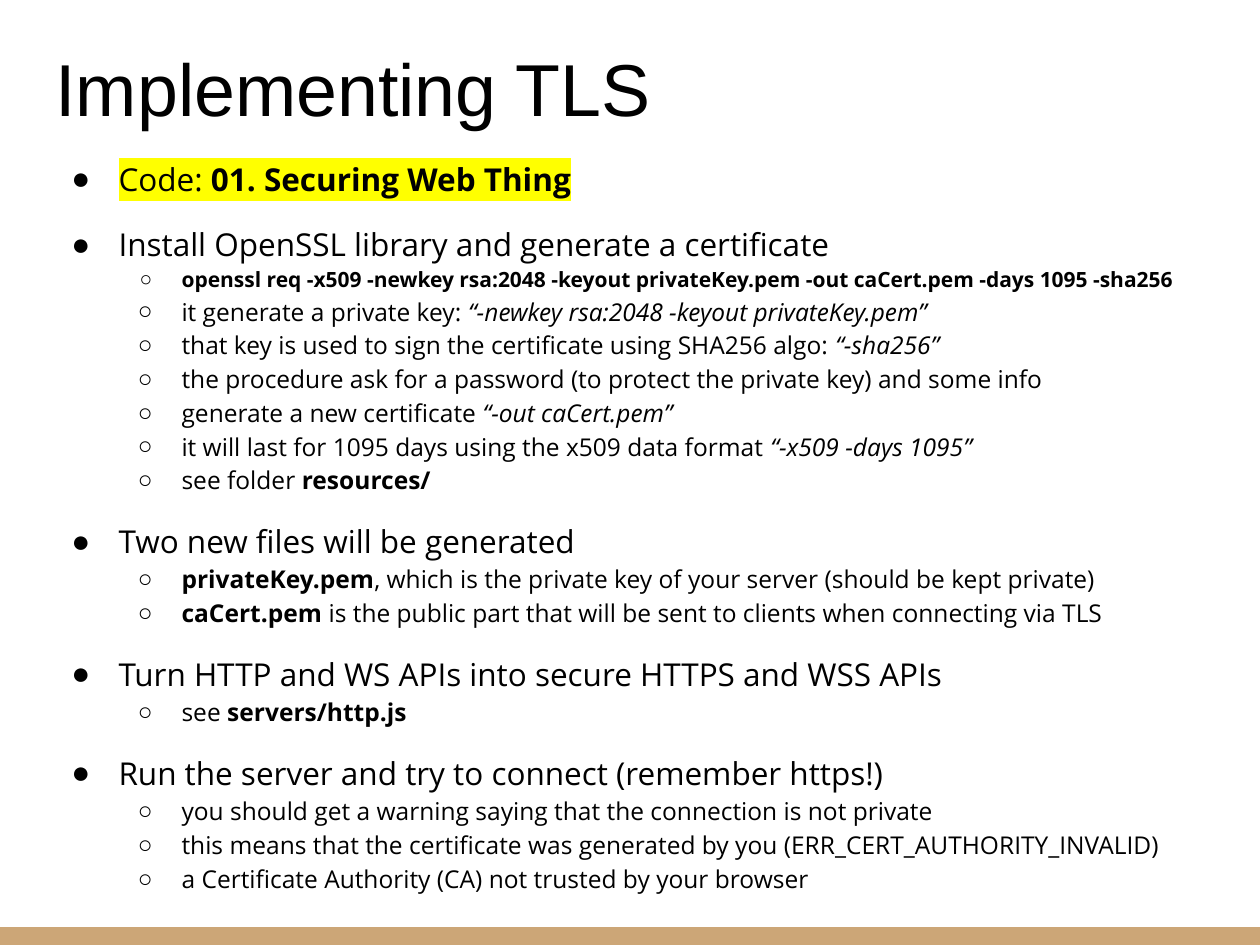
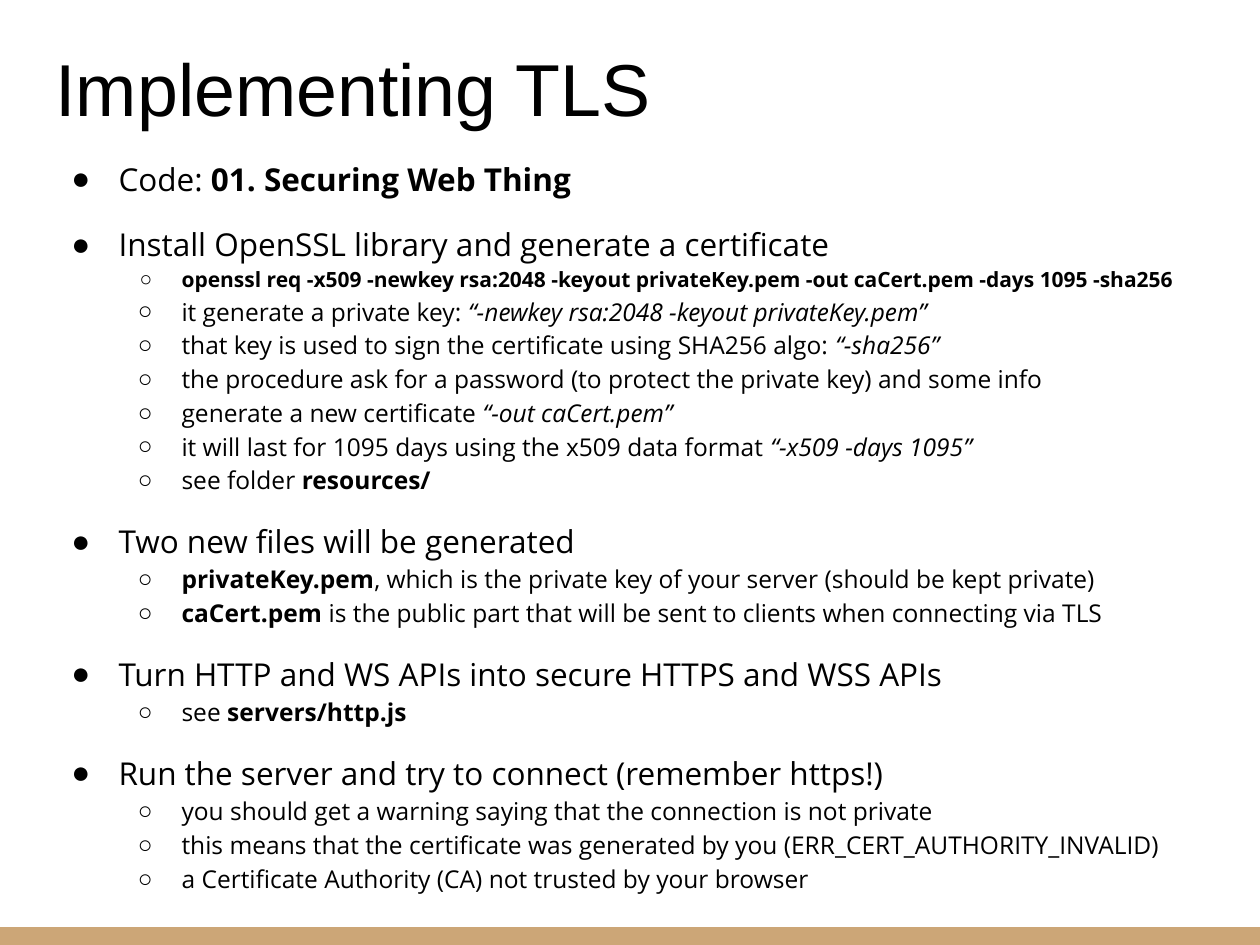
Before and after one commit to riccardoberta/makers, a slide deck: slide 8 of 10 - Securing/slides.pptx (slide 7 before the commit). Drawn at 1260x945 pixels with LibreOffice and Linux fonts; fonts in the diff are those of the drawing. Boxes give left, top, right and bottom in pixels: in the first picture for what was removed or moved away, otherwise in the second. Text is boxed around its words. In the diff, an @@ line names an element or a change of style, - is before the commit and + after.

```diff
--- a/10 - Securing/slides.pptx
+++ b/10 - Securing/slides.pptx
@@ text at [119,167,571,199]: highlight #FFFF00 to none in "Code: 01. Securing Web Thing" @@
```
Also in this commit, not shown: 5 other slides changed, 2 slides added, 1 slide removed, 36 other files.
